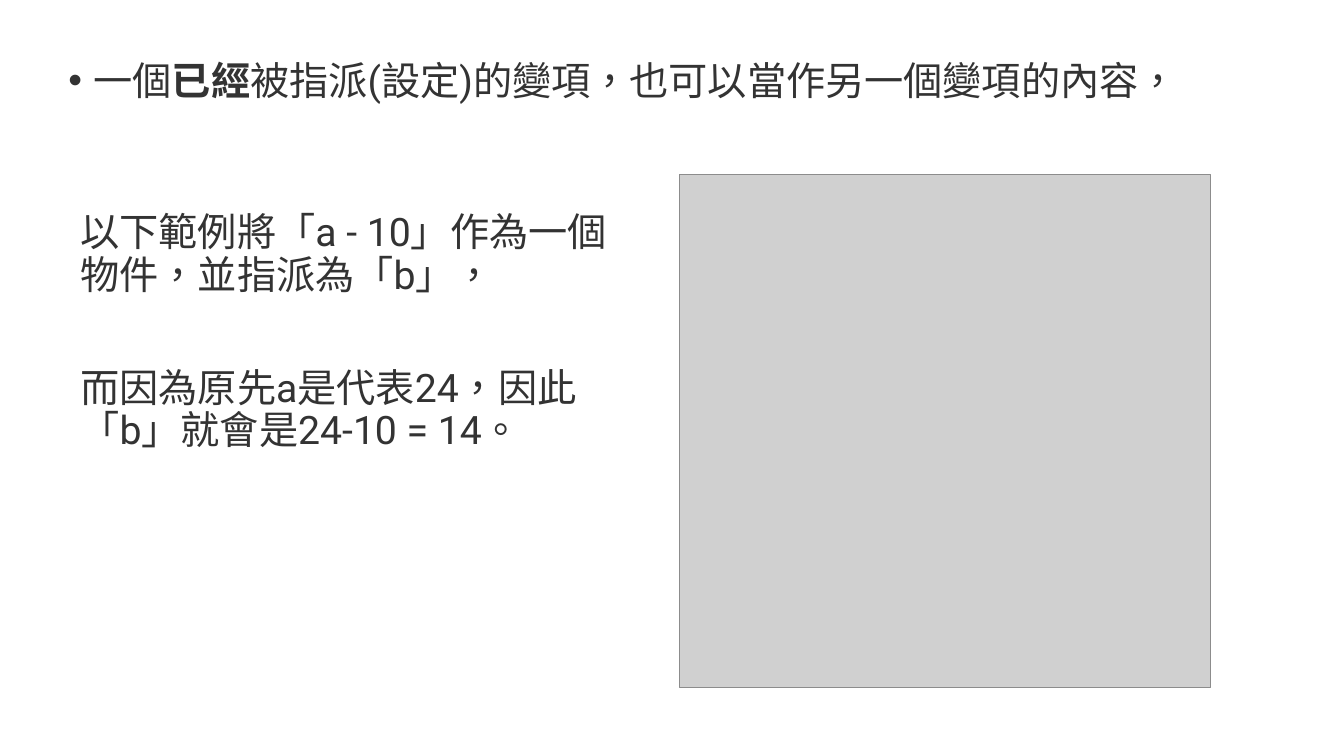
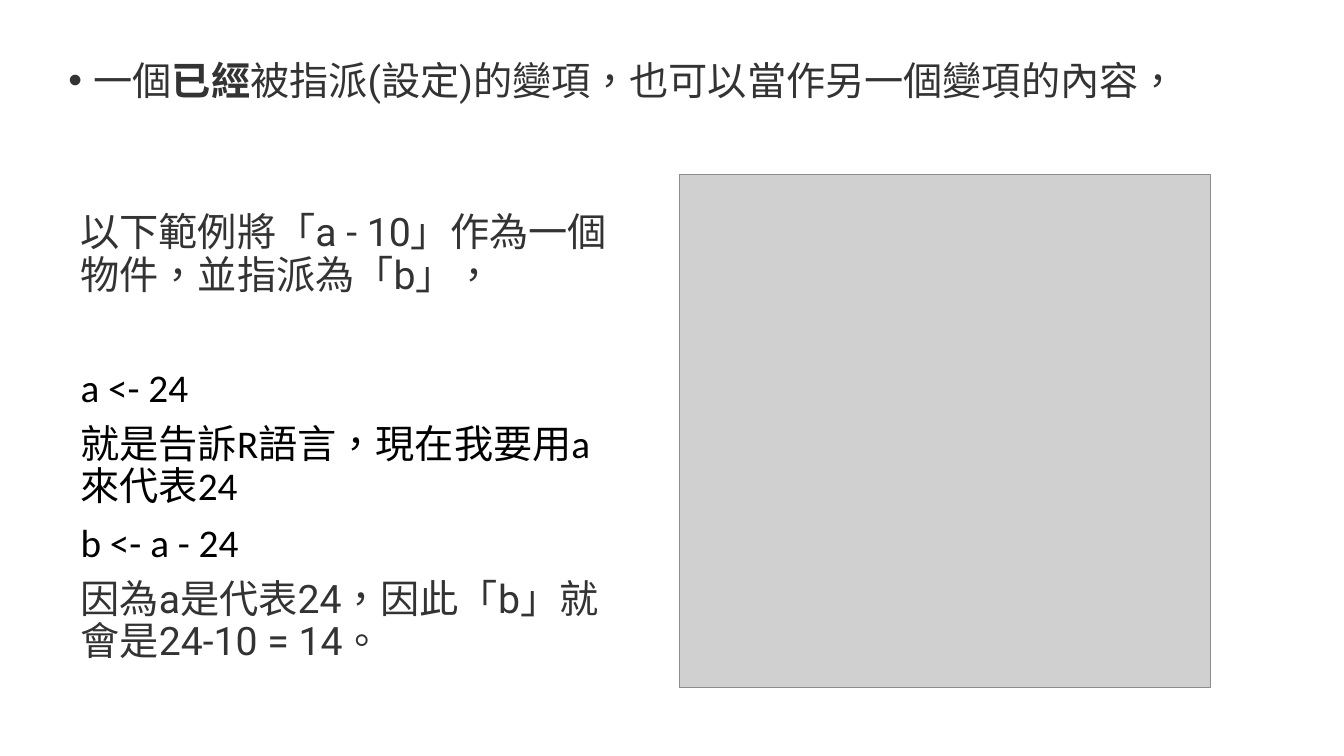
Before and after one commit to qbiexyz/R-for-NGO, a slide deck: slide 8 of ppt/基礎篇2_R語言的基礎概念.pptx (slide 6 before the commit). Drawn at 1344x756 pixels with LibreOffice and Linux fonts; fonts in the diff are those of the drawing; grey boxes stand for pictures. Boxes give left, top, right and bottom in pixels: in the first picture for what was removed or moved away, otherwise in the second. Text is boxed around its words. In the diff, an @@ line names an element or a change of style, - is before the commit and + after.

```diff
--- a/ppt/基礎篇2_R語言的基礎概念.pptx
+++ b/ppt/基礎篇2_R語言的基礎概念.pptx
@@ text at <box>81,376,599,658</box>: text changed; font Roboto to Calibri; text colour #333333 to #000000 @@
-而因為原先a是代表24，因此「b」就會是24-10 = 14。
+a <- 24
+就是告訴R語言，現在我要用a來代表24
+b <- a - 24
+因為a是代表24，因此「b」就會是24-10 = 14。
```
Also in this commit, not shown: 6 other slides changed, 2 slides added, 32 other files.
